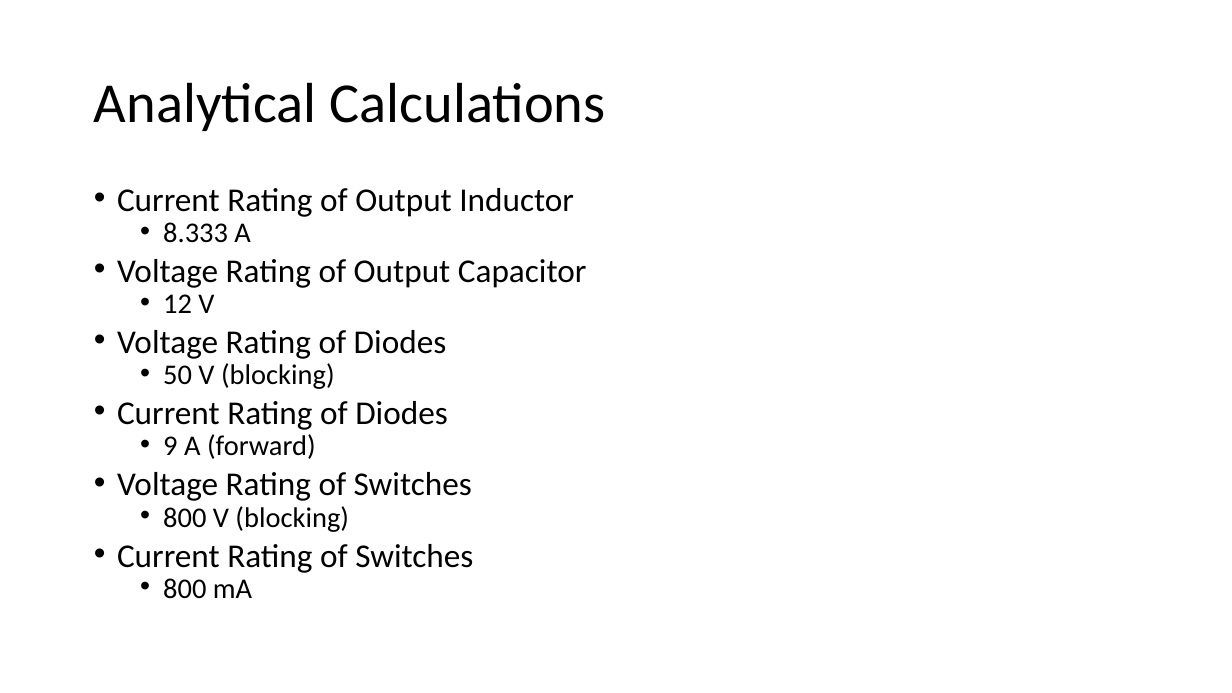
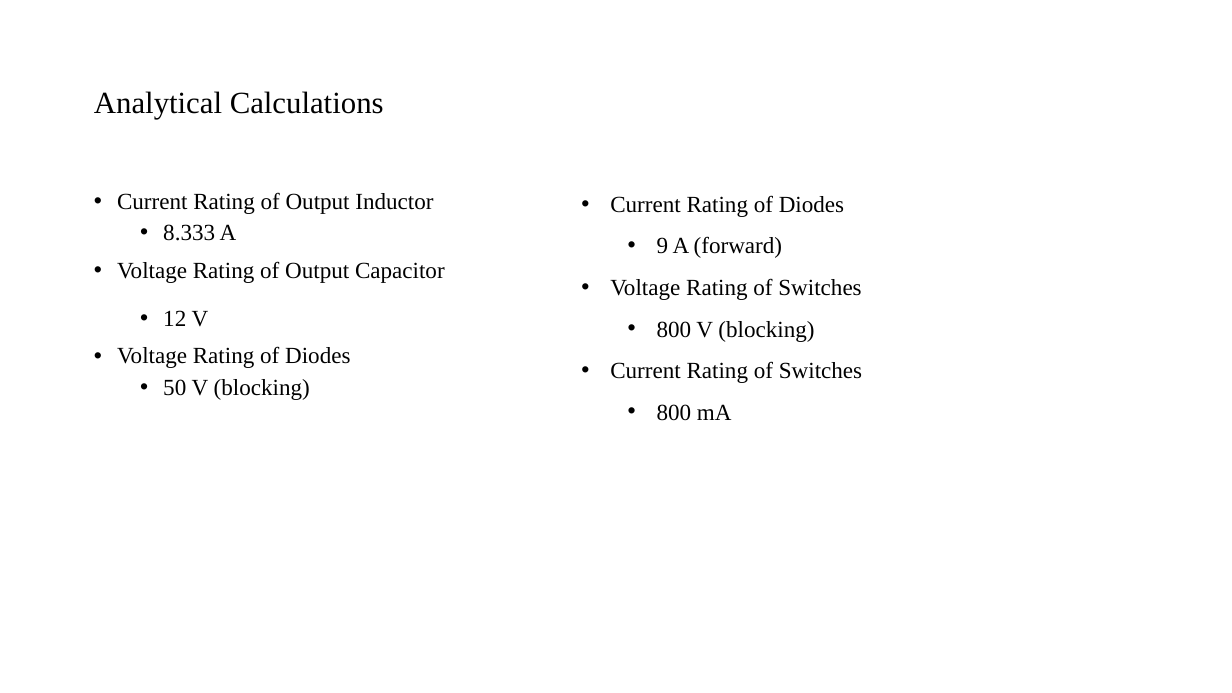
Before and after one commit to mustafayildz/EE464-Term-Project-, a slide deck: slide 13 of EE464_Proje_Sunu.pptx (slide 8 before the commit). Drawn at 1232x693 pixels with LibreOffice and Linux fonts; fonts in the diff are those of the drawing. Boxes give left, top, right and bottom in pixels: in the first picture for what was removed or moved away, otherwise in the second. Text is boxed around its words. In the diff, an @@ line names an element or a change of style, - is before the commit and + after.

Commit message:
Presentation updated

```diff
--- a/EE464_Proje_Sunu.pptx
+++ b/EE464_Proje_Sunu.pptx
@@ title "Analytical Calculations" at (94, 91, 384, 119): size 44 to 24 pt, font Calibri to Times New Roman @@
@@ text "Current Rating of Output Inductor" at (117, 192, 445, 400): size 25.9 to 18 pt in "Current Rating of Output Inductor", "Voltage Rating of Output Capacitor", "Voltage Rating of Diodes"; font Calibri to Times New Roman; size 22.2 to 18 pt in "8.333 A", "12 V", "50 V (blocking)"; line spacing 0.7 to 0.9; line spacing 0.7 to 1.5 @@
@@ text added at (610, 195, 862, 421), 18 pt, text #000000 @@
+• Current Rating of Diodes
+  • 9 A (forward)
+• Voltage Rating of Switches
+  • 800 V (blocking)
+• Current Rating of Switches
+  • 800 mA
@@ text at (117, 401, 473, 599): paragraphs removed @@
-• Current Rating of Diodes
-  • 9 A (forward)
-• Voltage Rating of Switches
-  • 800 V (blocking)
-• Current Rating of Switches
-  • 800 mA
```
Also in this commit, not shown: 16 other slides changed, 14 slides added, 1 slide removed, 1 other file.
